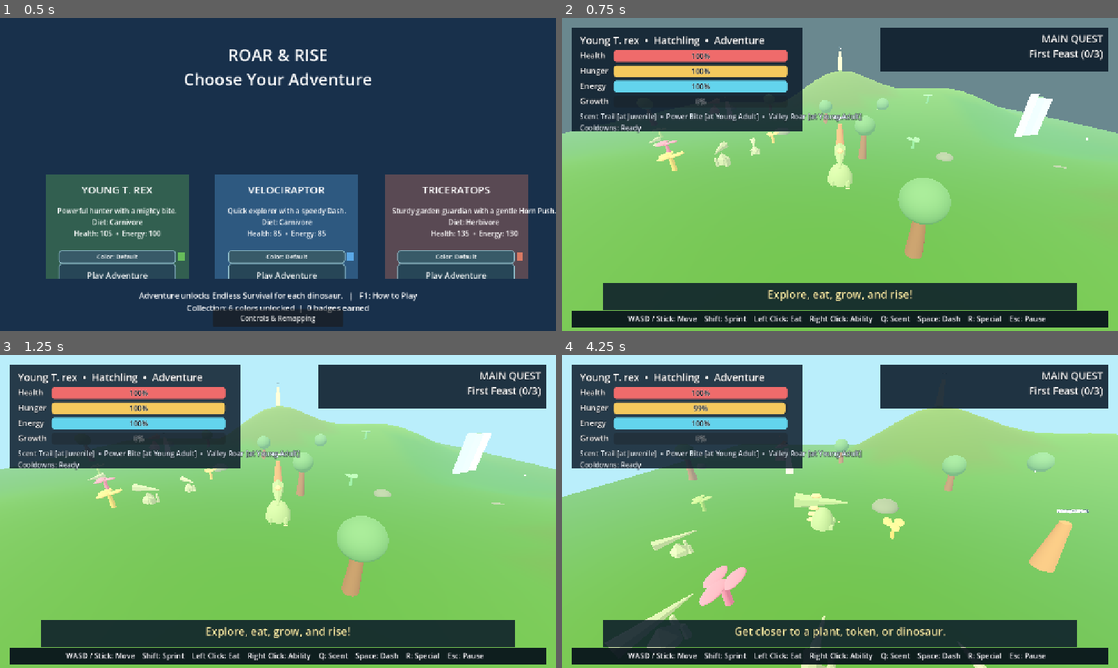
Above: before the commit, frames 1-4 (two rows, left to right).
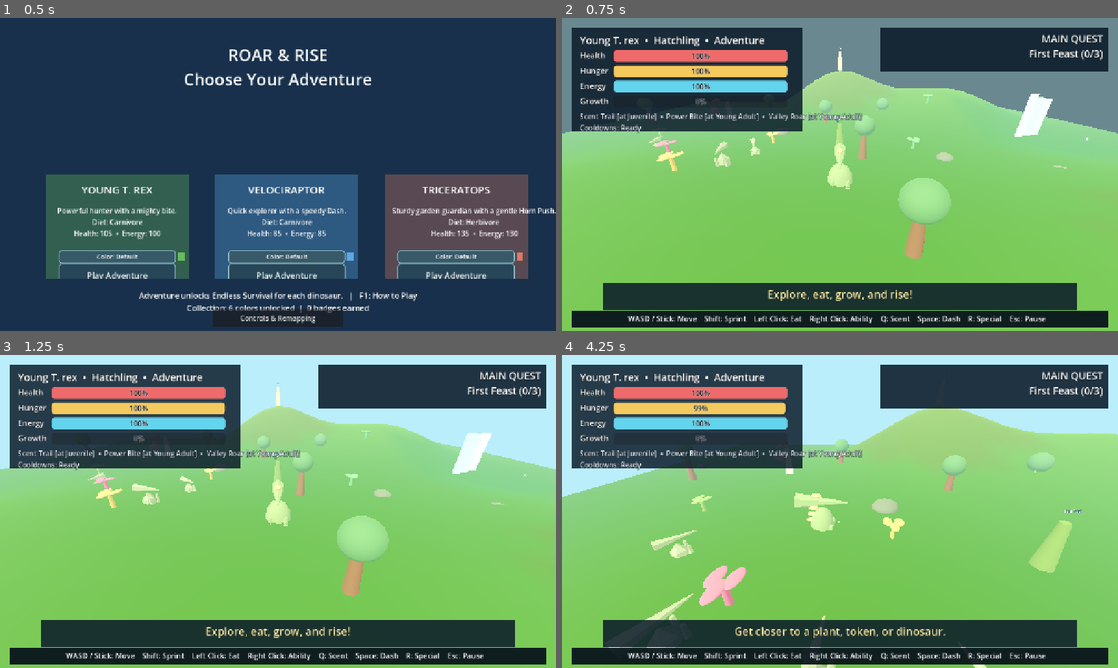
Above: after the commit, the same moments.

Repository: mschalle/Dino-Game
Game: Godot game, scene res://Main.tscn
The game is run twice, just before and just after one commit, with the same random seed, the same clock (stepped at 60 frames per second) and the same inputs.
Inputs (mouse positions are in pixels of both pictures, inside the frame that each line leads up to):
- Up to frame 1 (0.5 s): no input
- Up to frame 2 (0.75 s): click "Play Adventure" at 0.5 s
- Up to frame 3 (1.25 s): no input
- Up to frame 4 (4.25 s): tap Enter at 1.25 s; move the mouse to (812, 574) at 1.27 s; hold W (move_forward) 1.28-2.78 s; tap Space (dash) at 1.35 s; click (812, 574) at 1.42 s; move the mouse to (1006, 558) at 2.02 s; click (1006, 558) at 2.1 s; move the mouse to (673, 464) at 2.77 s; hold A (move_left) from 2.78 s (still down); right-click (673, 464) at 2.85 s; move the mouse to (867, 511) at 3.52 s; tap Q (scent_trail) at 3.6 s; click (867, 511) at 3.67 s

Frame 1 is identical in both runs. In frame 2, less than 0.1% of the frame differs, in the area x 48-51%, y 31-41%; in frame 3, less than 0.1%; in frame 4, 0.7%, in the area x 84-95%, y 49-70%.

Commit message:
Place streamed biome chunks in world space

Diff:
--- a/tests/run_tests.gd
+++ b/tests/run_tests.gd
@@ -112,6 +112,7 @@
 	root.add_child(holder)
 	var loaded := manager.instantiate_chunk("fernwood", holder)
 	_check(loaded != null, "Chunk scene should instantiate")
+	_check(loaded.position == Vector3(60.0, 0.0, 0.0), "Chunk scene should be positioned from its grid coordinate")
 	_check(manager.instantiate_chunk("fernwood", holder) == loaded, "Chunk should not duplicate instances")
 	manager.release_chunk("fernwood")
 	manager.set_chunk_state("fernwood", {"food_claimed": 3, "quest_marker": "trail"})
--- a/world_stream_manager.gd
+++ b/world_stream_manager.gd
@@ -9,6 +9,7 @@
 var scene_instances: Dictionary = {}
 var chunk_states: Dictionary = {}
 var active_radius := 1
+var chunk_world_size := 60.0
 
 func configure(chunk_profiles: Array, radius: int = 1) -> void:
 	chunks = chunk_profiles.duplicate()
@@ -53,6 +54,7 @@
 		var instance := scene.instantiate() as Node3D
 		if instance == null:
 			return null
+		instance.position = Vector3(chunk.grid_position.x * chunk_world_size, 0.0, chunk.grid_position.y * chunk_world_size)
 		parent.add_child(instance)
 		scene_instances[chunk_id] = instance
 		return instance
Not shown, changed: PROJECT_PLAN.md
